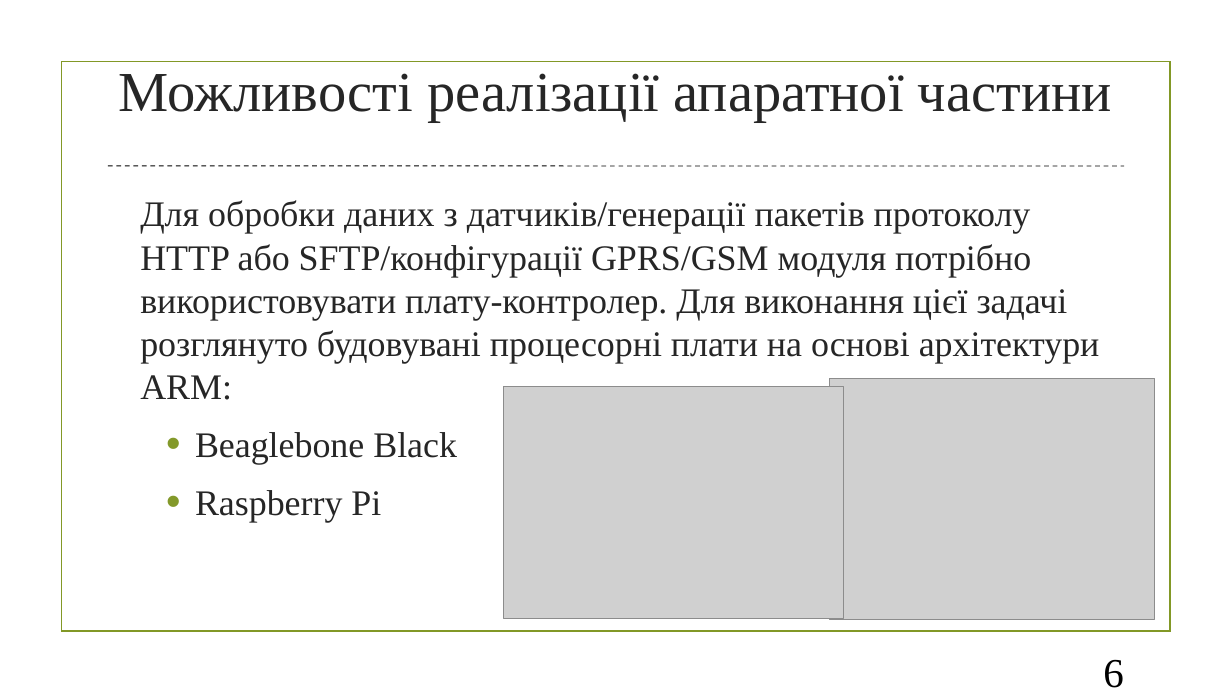
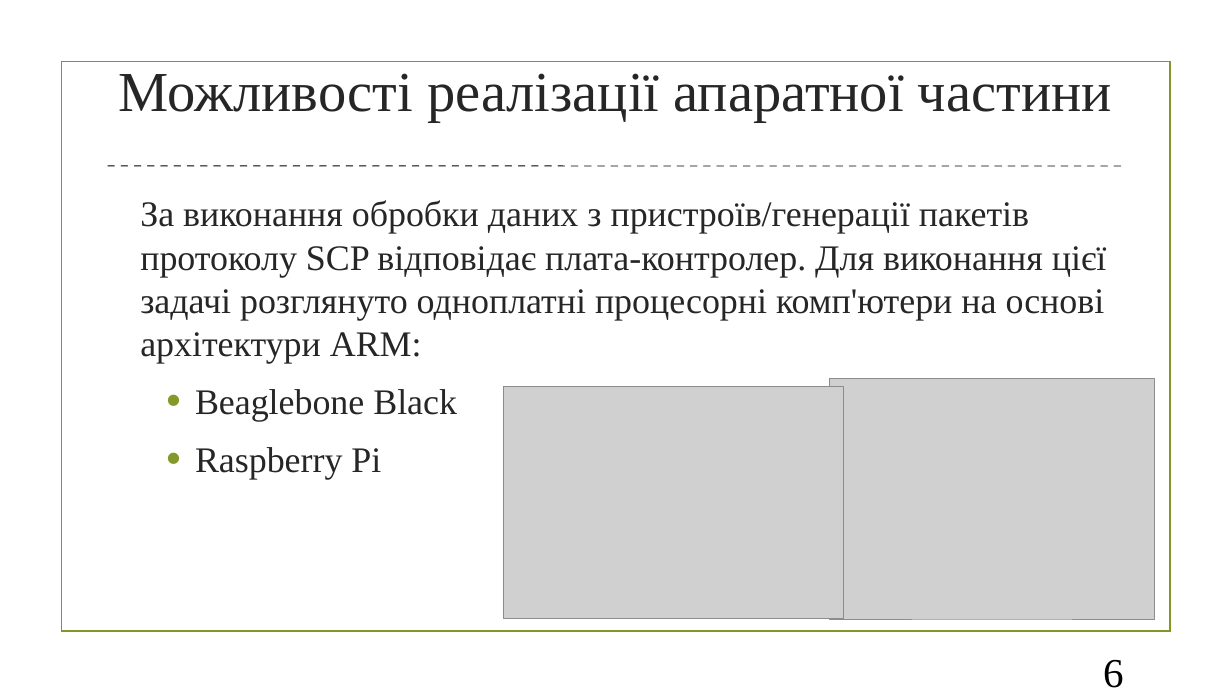
Before and after one commit to MykytaOpanyuk/AgrarInformer_diploma, a slide deck: slide 6 of presentation/Presentation_final_diploma.pptx. Drawn at 1232x693 pixels with LibreOffice and Linux fonts; fonts in the diff are those of the drawing; grey boxes stand for pictures; background and template pictures are left out. Boxes give left, top, right and bottom in pixels: in the first picture for what was removed or moved away, otherwise in the second. Text is boxed around its words. In the diff, an @@ line names an element or a change of style, - is before the commit and + after.

```diff
--- a/presentation/Presentation_final_diploma.pptx
+++ b/presentation/Presentation_final_diploma.pptx
@@ text at [140,200,1107,363]: text changed @@
-Для обробки даних з датчиків/генерації пакетів протоколу HTTP або SFTP/конфігурації GPRS/GSM модуля потрібно використовувати плату-контролер. Для виконання цієї задачі розглянуто будовувані процесорні плати на основі архітектури ARM:
+За виконання обробки даних з пристроїв/генерації пакетів протоколу SCP відповідає плата-контролер. Для виконання цієї задачі розглянуто одноплатні процесорні комп'ютери на основі архітектури ARM:
```
Also in this commit, not shown: 10 other slides changed, 2 slides added, 2 slides removed, 6 other files.
